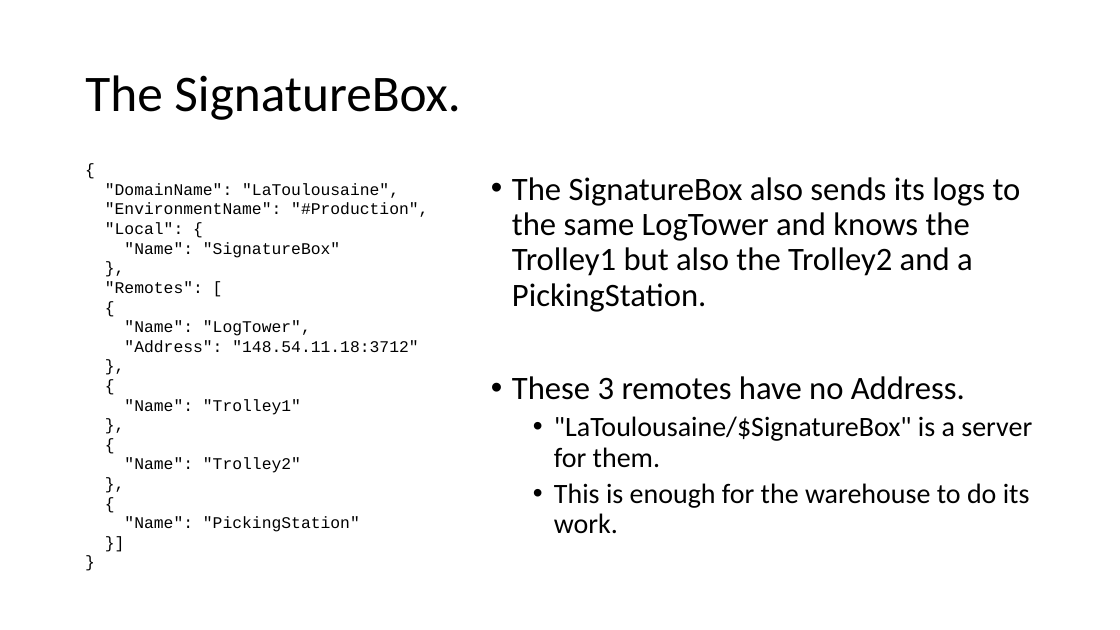
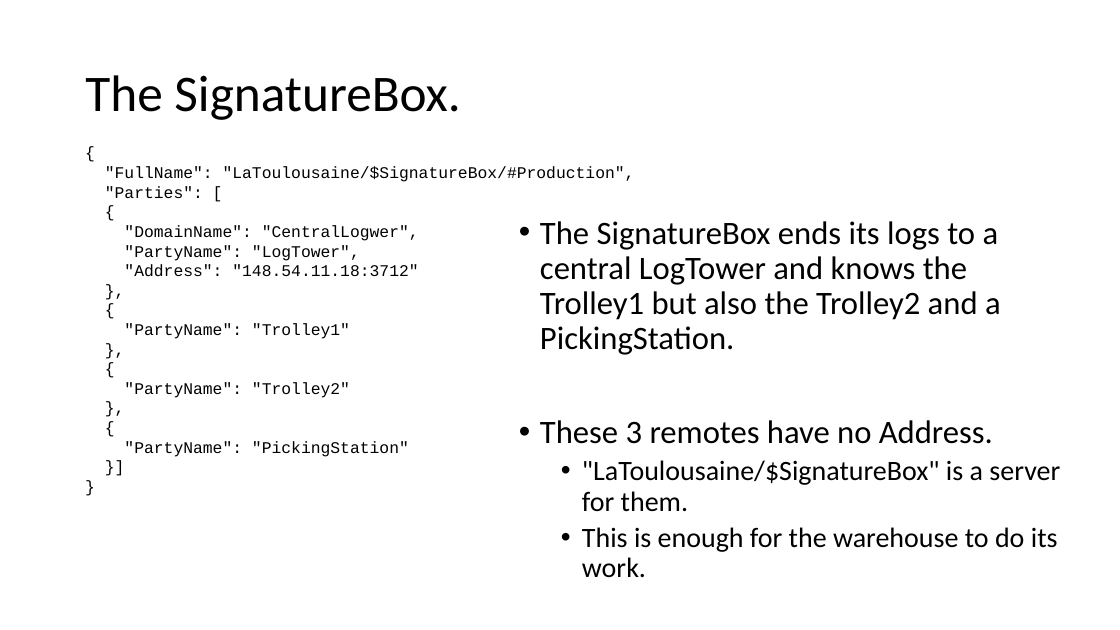
Before and after one commit to signature-opensource/CK-AppIdentity-Transport, a slide deck: slide 8 of Doc/CK-AppIdentity.pptx. Drawn at 1120x630 pixels with LibreOffice and Linux fonts; fonts in the diff are those of the drawing. Boxes give left, top, right and bottom in pixels: in the first picture for what was removed or moved away, otherwise in the second. Text is boxed around its words. In the diff, an @@ line names an element or a change of style, - is before the commit and + after.

Commit message:
Now that "composite" is clearer...
It is time to reintroduce the "LocalParty" notion.

```diff
--- a/Doc/CK-AppIdentity.pptx
+++ b/Doc/CK-AppIdentity.pptx
@@ text "{": place and size @@
-text "{" at [105,183,428,532]
+text "{" at [105,166,635,457]
@@ text at [105,166,635,198]: text changed @@
-"DomainName": "LaToulousaine",
-"EnvironmentName": "#Production",
-"Local": {
-"Name": "SignatureBox"
-},
-"Remotes": [
+"FullName": "LaToulousaine/$SignatureBox/#Production",
+"Parties": [
@@ text at [124,225,419,261]: text changed @@
-"Name": "LogTower",
+"DomainName": "CentralLogwer",
+"PartyName": "LogTower",
@@ text "The SignatureBox ends its logs ...": place and size @@
-text "The SignatureBox ends its logs ..." at [512,177,1032,533]
+text "The SignatureBox ends its logs ..." at [540,221,1060,577]
@@ text at [540,221,1001,355]: text changed @@
-• The SignatureBox also sends its logs to the same LogTower and knows the Trolley1 but also the Trolley2 and a PickingStation.
+• The SignatureBox ends its logs to a central LogTower and knows the Trolley1 but also the Trolley2 and a PickingStation.
@@ text at [124,323,350,339]: text changed @@
-"Name": "Trolley1"
+"PartyName": "Trolley1"
@@ text at [124,382,350,398]: text changed @@
-"Name": "Trolley2"
+"PartyName": "Trolley2"
@@ text at [124,441,409,457]: text changed @@
-"Name": "PickingStation"
+"PartyName": "PickingStation"
```
Also in this commit, not shown: 11 other slides changed, 1 slide added, 4 slides removed.
